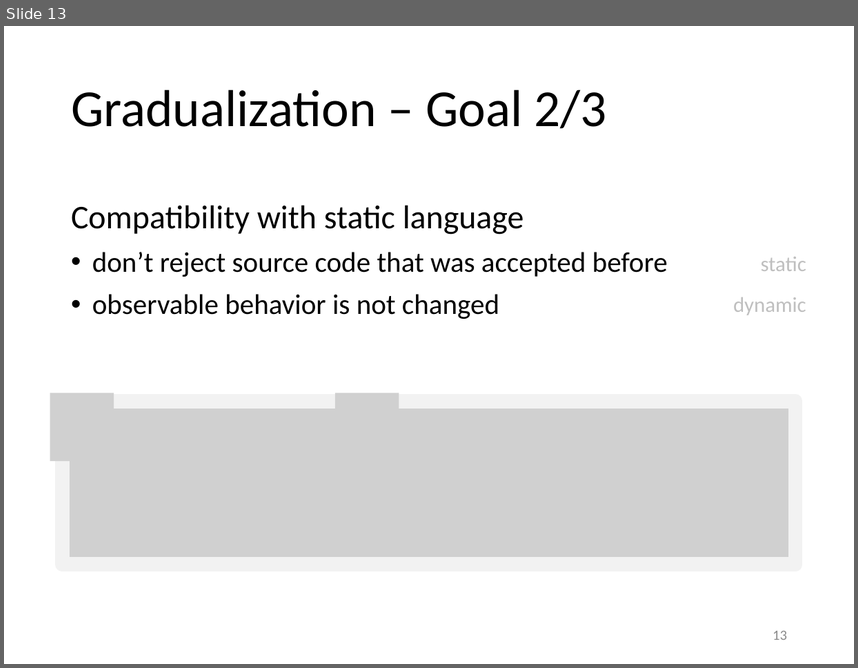
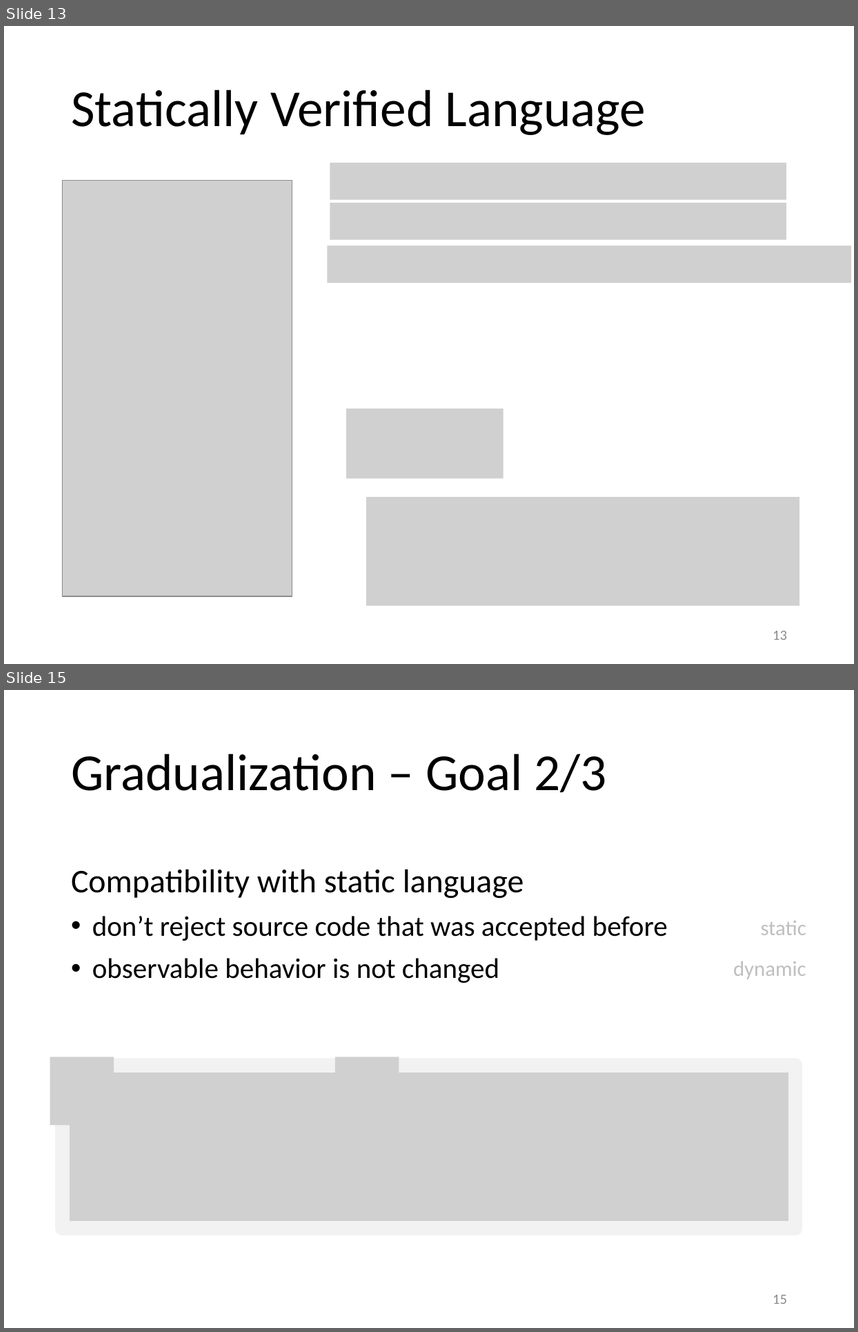
Before and after one commit to olydis/GradVerThesis, a slide deck: presentation/PLunch.pptx. Shown one above the other, each under a label of ours: slide 13 before the commit, slides 13 and 15 after it; the slides between them are not shown. The pictures are 858x668 and 858x1332 pixels, drawn with LibreOffice and Linux fonts; fonts in the diff are those of the drawing; grey boxes stand for pictures. Boxes give left, top, right and bottom in pixels: in the first picture for what was removed or moved away, otherwise in the second. Text is boxed around its words. In the diff, an @@ line names an element or a change of style, - is before the commit and + after.

```diff
--- a/presentation/PLunch.pptx
+++ b/presentation/PLunch.pptx
@@ slide 13 added at (4,26,854,664), background #FFFFFF @@
@@ title added at (71,89,646,135), 44 pt, text #000000 @@
+Statically Verified Language
@@ picture added at (330,163,786,201) @@
@@ picture added at (63,181,292,597) @@
@@ picture added at (330,203,786,240) @@
@@ picture added at (327,245,851,283) @@
@@ picture added at (346,408,504,478) @@
@@ picture added at (366,497,800,606) @@
@@ page number added at (773,630,787,639), 12 pt, text #8C8C8C @@
+13
@@ what was slide 13 is now slide 15 @@
@@ page number at (773,1294,787,1303): text changed @@
-13
+15
```
Also in this commit, not shown: 6 slides changed, 4 other slides added.
